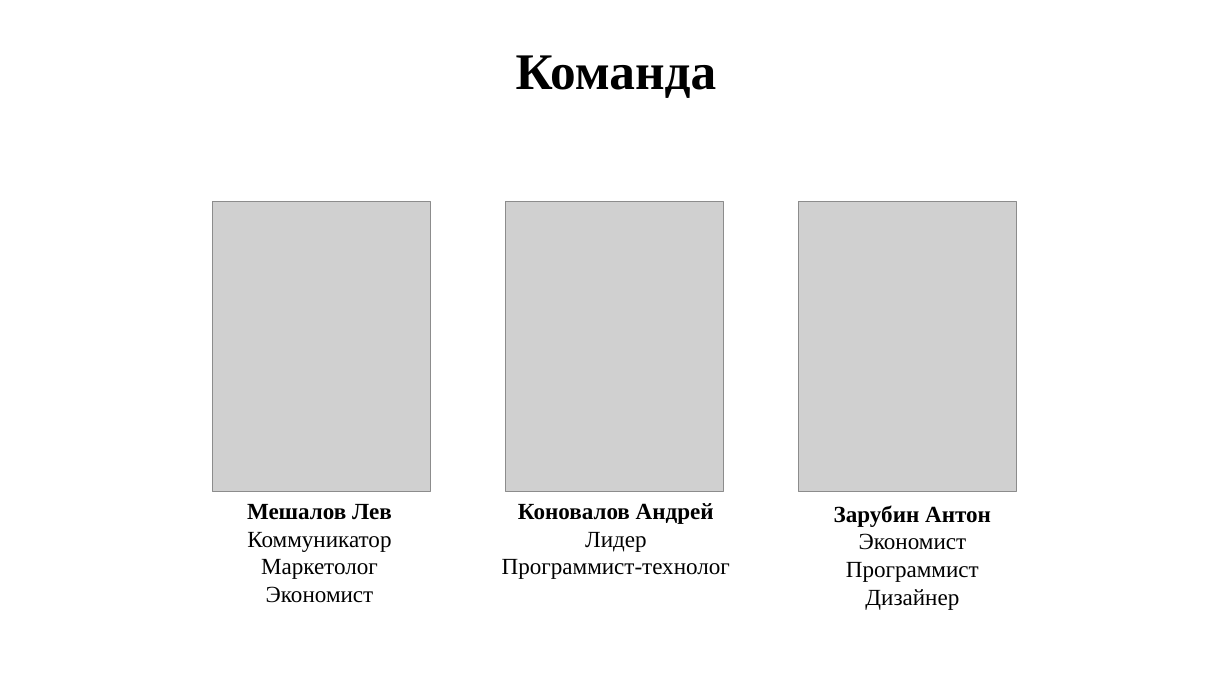
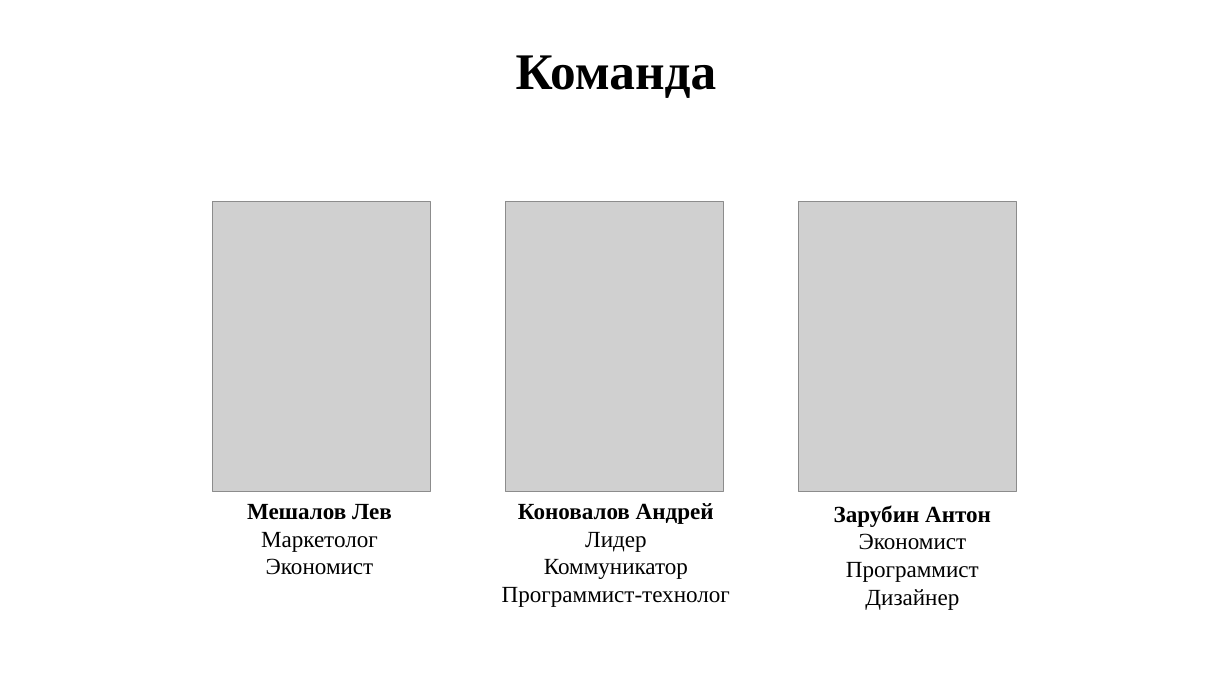
Before and after one commit to DronSyperlol/VirtualCurator, a slide deck: slide 16 of Docs/Куратор - виртуальный куратор.pptx. Drawn at 1232x693 pixels with LibreOffice and Linux fonts; fonts in the diff are those of the drawing; grey boxes stand for pictures. Boxes give left, top, right and bottom in pixels: in the first picture for what was removed or moved away, otherwise in the second. Text is boxed around its words. In the diff, an @@ line names an element or a change of style, - is before the commit and + after.

Commit message:
fix(Docs): данные опроса
1. Данные опроса теперь настоящие
2. Убрал у Льва роль коммуникатора

```diff
--- a/Docs/Куратор - виртуальный куратор.pptx
+++ b/Docs/Куратор - виртуальный куратор.pptx
@@ text at [247,504,392,575]: text changed @@
-Мешалов Лев
-Коммуникатор
-Маркетолог
-Экономист
+Мешалов Лев
+Маркетолог
+Экономист
@@ text at [544,559,688,579]: paragraph added @@
+Коммуникатор
```
Also in this commit, not shown: 2 other slides changed.
